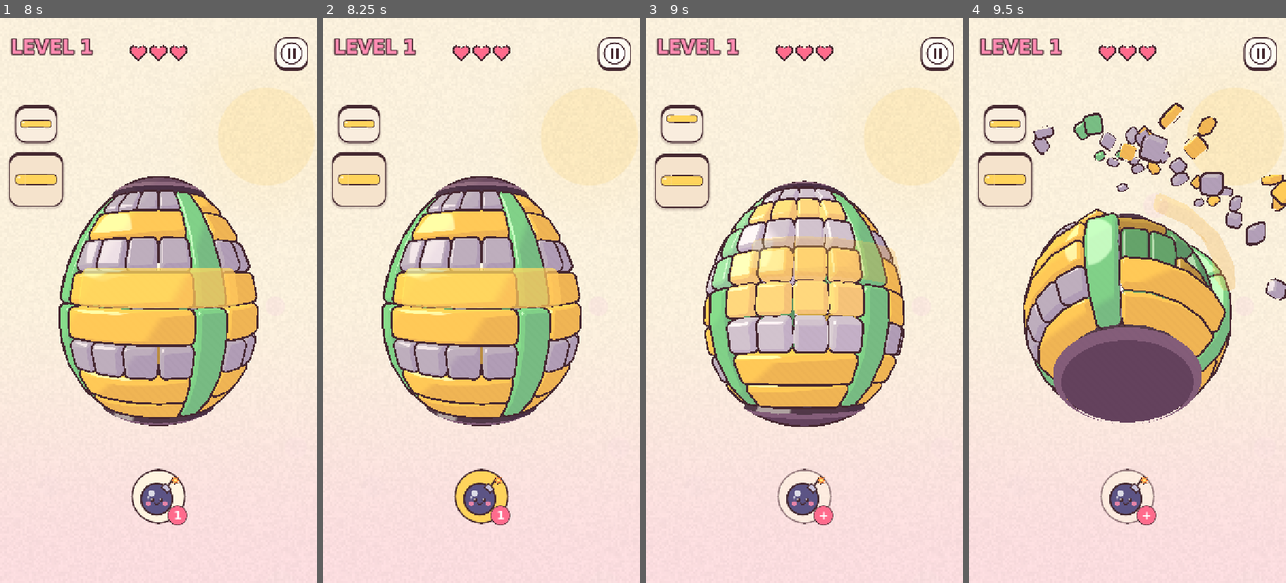
Above: before the commit, frames 1-4 (left to right).
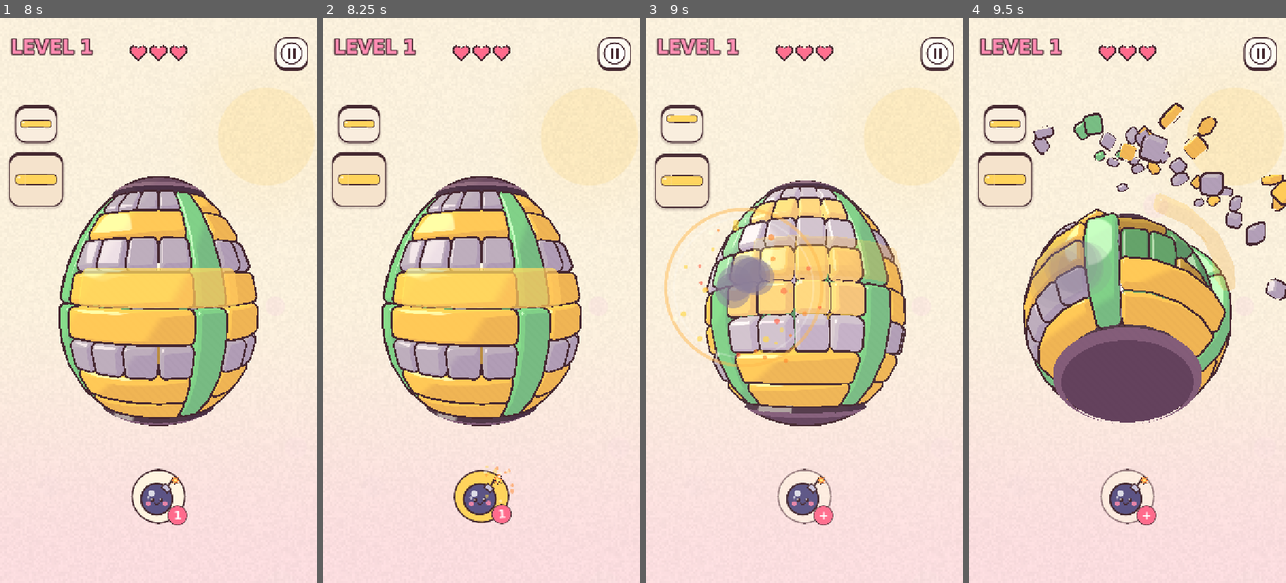
Above: after the commit, the same moments.

Repository: jvea03/tetrisphere-godot
Game: Godot game, scene res://scenes/opening.tscn
Same seed, same stepped clock (60 frames per second), same inputs: the game is played once before the commit and once after it.
Inputs (mouse positions are in pixels of both pictures, inside the frame that each line leads up to):
- Up to frame 1 (8 s): tap Enter at 0.5, 6.5 s; move the mouse to (228, 272) at 0.52 s; hold D 0.53-1.25 s; tap P at 0.6 s; click (228, 272) at 0.67 s; tap Space at 0.77, 1.25, 6.77 s; drag from (95, 328) to (142, 413) at 1.27 s; click "Skip" at 2 s; click "Skip" at 2.75 s; move the mouse to (190, 176) at 3.52 s; hold D 3.53-4.25 s; tap F at 3.6 s; click (190, 176) at 3.67 s; click "Watch Ad" at 4.25 s; click (291, 51) at 5 s; drag from (142, 413) to (63, 215) at 5.77 s; move the mouse to (253, 385) at 6.52 s; hold A 6.53-7.25 s; tap T at 6.6 s; click (253, 385) at 6.67 s; click "Done" at 7.25 s
- Up to frame 2 (8.25 s): click "1" at 8 s
- Up to frame 3 (9 s): tap Space at 8.75 s; drag from (709, 215) to (756, 159) at 8.77 s
- Up to frame 4 (9.5 s): no input

Frame 1 is identical in both runs. In frame 2, 0.4% of the frame differs, in the area x 41-61%, y 79-90%; in frame 3, 6.2%, in the area x 5-82%, y 28-73%; in frame 4, 1.5%.

Commit message:
Booster animations: bomb, Any Piece and Rocks
A particle layer for the game screen (TSFxLayer: sparks, sparkles, puffs,
shockwave rings, flashes) and a decaying camera shake. Every booster button
kicks (squash and springy bounce) when used.
- Bomb: arming lights the fuse with sparks and a shiver, and the fuse keeps
  sparking while armed; the blast is a flash, two shockwaves, falling sparks,
  smoke and a hard shake.
- Any Piece: the icon flies from its button up and over to the hold tray,
  spinning and trailing colourful sparkles, pops in with a burst and ring,
  shimmers while held, and lands on the egg in a burst of every colour.
- Rocks: the launcher kicks back in a puff of dust, rocks trail dust and
  land in a dusty impact with a small jolt (geode rocks too).
An Any Piece flight cut off by a drop restores the tray and clears the icon.

Co-Authored-By: Claude Opus 5.5 <noreply@anthropic.com>

Diff:
--- a/scripts/game.gd
+++ b/scripts/game.gd
@@ -122,6 +122,12 @@
 var _ties_seen := -1            # tie-downs standing at the last HUD refresh (-1: a new ball)
 var _level_ties := 0            # how many this ball started with
 var _hud: Control
+const FUSE_SPARKS := [Color(1.0, 0.85, 0.3), Color(1.0, 0.55, 0.2), Color(1.0, 1.0, 0.9)]
+const ROCK_DUST := Color(0.82, 0.78, 0.72)
+var _fx: TSFxLayer          # the boosters' sparks, puffs, rings and flashes
+var _shake := 0.0           # how hard the camera shakes, in world units, fading out
+var _sparkle_clock := 0.0   # paces the armed bomb's fuse sparks and the Any Piece's shimmer
+var _swap_flyer: Control    # the Any Piece's icon while it flies to the tray
 var _pause_btn: Button
 var _pause: Dictionary
 var _win_card: Dictionary
@@ -331,6 +337,10 @@
 	_build_bomb_button(boosters_at)
 	_btn_swap = _build_booster_button(boosters_at, "swap", -BOOSTER_SPACING, _use_any_piece)
 	_btn_rocks = _build_booster_button(boosters_at, "rocks", BOOSTER_SPACING, _fire_rocks)
+	# The boosters' animations play on their own layer, over the HUD and
+	# under the cards.
+	_fx = TSFxLayer.new()
+	root.add_child(_fx)
 	_build_dialogs(root)
 	_tutorial = TSTutorial.new()
 	root.add_child(_tutorial)
@@ -673,6 +683,15 @@
 		_open_ad("bomb")
 	else:
 		bomb_armed = not bomb_armed
+		_kick_button(_btn_bomb)
+		if bomb_armed:
+			# Armed: the fuse catches with a puff of sparks and the bomb shivers.
+			var r := _btn_bomb.get_global_rect()
+			_fx.burst(r.position + Vector2(r.size.x * 0.78, r.size.y * 0.16), FUSE_SPARKS, 12, 300.0, 0.45, 5.0, 400.0)
+			var shiver := _btn_bomb.create_tween()
+			for k in 4:
+				shiver.tween_property(_btn_bomb, "rotation", 0.14 * (1.0 if k % 2 == 0 else -1.0), 0.05)
+			shiver.tween_property(_btn_bomb, "rotation", 0.0, 0.06)
 		if bomb_armed and _tutorial.on_step("arm_bomb"):
 			_tutorial.gate_passed()
 	_refresh_piece()
@@ -729,7 +748,12 @@
 	TSProfile.add_boosters("rocks", -1)
 	TSProfile.record_quest_event("booster")
 	TSProfile.save()
-	_throw_rocks(_btn_rocks.get_global_rect().get_center(), targets)
+	# The launcher kicks back with a puff of dust as the rocks leave it.
+	_kick_button(_btn_rocks)
+	var muzzle := _btn_rocks.get_global_rect().get_center()
+	for k in 5:
+		_fx.puff(muzzle + Vector2(randf_range(-30.0, 30.0), randf_range(-20.0, 10.0)), ROCK_DUST, 16.0, 0.5, Vector2(randf_range(-50.0, 50.0), -60.0))
+	_throw_rocks(muzzle, targets)
 	TSSfx.play("upgrade")
 	_refresh_hud()
 
@@ -764,8 +788,19 @@
 		tw.tween_property(rock, "position", (flights[i] as Vector2) - Vector2(32.0, 32.0), 0.38).set_trans(Tween.TRANS_QUAD).set_ease(Tween.EASE_IN)
 		tw.tween_property(rock, "rotation", TAU * 1.5, 0.38)
 		tw.tween_property(rock, "scale", Vector2.ONE * 0.7, 0.38)
+		# A trail of dust behind it as it flies.
+		var trail := func(_t: float) -> void:
+			if randf() < 0.4:
+				_fx.puff(rock.position + rock.size * 0.5, ROCK_DUST, 9.0, 0.4)
+		tw.tween_method(trail, 0.0, 1.0, 0.38)
 		tw.set_parallel(false)
+		var hit: Vector2 = flights[i]
 		tw.tween_callback(func() -> void:
+			# It lands: a dusty impact, chips flying, and a small jolt.
+			for k in 5:
+				_fx.puff(hit + Vector2(randf_range(-24.0, 24.0), randf_range(-16.0, 16.0)), ROCK_DUST, 18.0, 0.55, Vector2(randf_range(-70.0, 70.0), -40.0))
+			_fx.burst(hit, [Color(0.6, 0.58, 0.64), Color(0.74, 0.7, 0.78)], 10, 420.0, 0.5, 5.0, 900.0)
+			_shake_screen(0.16)
 			rock.queue_free()
 			landed[0] += 1
 			if landed[0] == flights.size():
@@ -828,6 +863,7 @@
 	var offsets := current_offsets()
 	var landing := cursor
 	var bomb_was_armed := bomb_armed and TSProfile.bomb_count > 0
+	var landing_at := _screen_of_cell(landing)   # before the drop changes the surface there
 
 	var res: Dictionary
 	if bomb_was_armed:
@@ -835,12 +871,18 @@
 		bomb_armed = false
 		TSProfile.record_quest_event("booster")
 		res = board.detonate(landing, 2)
+		_bomb_blast(landing_at)
 		TSSfx.play("bomb")
 		TSHaptics.heavy()
 		if _tutorial.on_step("blast"):
 			_tutorial.gate_passed()
 	else:
+		var wild := cur_type == TSBoard.WILD
 		res = board.place_and_resolve(offsets, landing, cur_type, _current_depth())
+		if wild:
+			# The Any Piece lands: a burst of every colour where it becomes one.
+			_fx.burst(landing_at, TSFxLayer.RAINBOW, 24, 620.0, 0.7, 9.0, 0.0, true)
+			_fx.ring(landing_at, Color.WHITE, 16.0, 150.0, 0.35)
 		if int(res["chain"]) == 0:
 			lives -= 1
 			TSSfx.play("miss")
@@ -945,6 +987,10 @@
 			(tw as Tween).kill()
 	_deal_tweens.clear()
 	_hold_tray.position.y = _tray_top
+	# An Any Piece cut off mid-flight: the tray it was flying to shows again.
+	_hold_box.modulate.a = 1.0
+	if is_instance_valid(_swap_flyer):
+		_swap_flyer.queue_free()
 
 
 # After a drop: the next piece falls from its slot into the tray, growing to
@@ -991,14 +1037,41 @@
 	_deal_tweens.append(drop_in)
 
 
-# The Any Piece put a wild block in the tray: it pops in where it sits.
+# The Any Piece: its icon leaves the button and swoops up and over to the
+# hold tray, spinning and trailing colourful sparkles, then lands in the tray
+# with a pop, a burst and a ring.
 func _animate_swap_in() -> void:
 	_stop_deal_animation()
 	_draw_piece_boxes()
-	_hold_box.scale = Vector2.ONE * 0.5
-	var pop := create_tween()
-	pop.tween_property(_hold_box, "scale", Vector2.ONE, 0.3).set_trans(Tween.TRANS_BACK).set_ease(Tween.EASE_OUT)
-	_deal_tweens.append(pop)
+	_kick_button(_btn_swap)
+	var from := _btn_swap.get_global_rect().get_center()
+	var to := _hold_box.get_global_rect().get_center()
+	var peak := (from + to) * 0.5 + Vector2(140.0, -180.0)   # an arc up and over the egg's edge
+	_swap_flyer = TSIcon.make("swap", 92.0)
+	_swap_flyer.size = Vector2(92.0, 92.0)
+	_swap_flyer.pivot_offset = Vector2(46.0, 46.0)
+	_swap_flyer.position = from - _swap_flyer.size * 0.5
+	_hud.add_child(_swap_flyer)
+	_hud.move_child(_swap_flyer, _fx.get_index())   # just under the sparkles it trails
+	_hold_box.modulate.a = 0.0
+	var flyer := _swap_flyer
+	var step := func(t: float) -> void:
+		var p: Vector2 = from.lerp(peak, t).lerp(peak.lerp(to, t), t)
+		flyer.position = p - flyer.size * 0.5
+		flyer.rotation = t * TAU
+		flyer.scale = Vector2.ONE * lerpf(1.0, 0.75, t)
+		if randf() < 0.6:
+			_fx.sparkle(p, TSFxLayer.RAINBOW[randi() % TSFxLayer.RAINBOW.size()], 10.0, 0.45)
+	var fly := create_tween()
+	fly.tween_method(step, 0.0, 1.0, 0.5).set_trans(Tween.TRANS_SINE).set_ease(Tween.EASE_IN_OUT)
+	fly.tween_callback(func() -> void:
+		flyer.queue_free()
+		_hold_box.modulate.a = 1.0
+		_hold_box.scale = Vector2.ONE * 0.5
+		_fx.burst(to, TSFxLayer.RAINBOW, 18, 420.0, 0.6, 9.0, 0.0, true)
+		_fx.ring(to, Color.WHITE, 20.0, 110.0, 0.35))
+	fly.tween_property(_hold_box, "scale", Vector2.ONE, 0.3).set_trans(Tween.TRANS_BACK).set_ease(Tween.EASE_OUT)
+	_deal_tweens.append(fly)
 
 
 # Your piece, aimed as a translucent footprint lying on the shell exactly where
@@ -1141,6 +1214,55 @@
 		btn.visible = state == State.PLAYING and TSProfile.booster_unlocked(id)
 
 
+# -- booster animations -------------------------------------------------------------
+
+## A booster button used: squashed flat for a beat, then a springy bounce back.
+func _kick_button(btn: Control) -> void:
+	btn.pivot_offset = btn.size * 0.5
+	var tw := btn.create_tween()
+	tw.tween_property(btn, "scale", Vector2(1.18, 0.82), 0.07)
+	tw.tween_property(btn, "scale", Vector2.ONE, 0.4).set_trans(Tween.TRANS_ELASTIC).set_ease(Tween.EASE_OUT)
+
+
+func _shake_screen(amount: float) -> void:
+	_shake = maxf(_shake, amount)
+
+
+func _screen_of_cell(cell: Vector2i) -> Vector2:
+	return _camera.unproject_position(TSBoardView.cell_transform(cell.x, cell.y, float(board.height(cell.x, cell.y))).origin)
+
+
+## Every frame: the camera shake dying away, and -- a few times a second --
+## the armed bomb's fuse spitting sparks and the Any Piece shimmering in its tray.
+func _animate_boosters(delta: float) -> void:
+	if _shake > 0.0:
+		_shake = maxf(0.0, _shake - delta * 1.6)
+		_camera.h_offset = randf_range(-1.0, 1.0) * _shake
+		_camera.v_offset = randf_range(-1.0, 1.0) * _shake
+	_sparkle_clock += delta
+	if _sparkle_clock < 0.12:
+		return
+	_sparkle_clock = 0.0
+	if bomb_armed and _btn_bomb.is_visible_in_tree():
+		var r := _btn_bomb.get_global_rect()
+		_fx.burst(r.position + Vector2(r.size.x * 0.78, r.size.y * 0.16), FUSE_SPARKS, 2, 140.0, 0.35, 4.0, 300.0)
+	if cur_type == TSBoard.WILD and _hold_box.is_visible_in_tree():
+		var h := _hold_box.get_global_rect()
+		_fx.sparkle(h.position + Vector2(randf() * h.size.x, randf() * h.size.y), TSFxLayer.RAINBOW[randi() % TSFxLayer.RAINBOW.size()], 9.0, 0.5)
+
+
+## The bomb goes off at `at` (a screen point): a white flash, two shockwaves,
+## a spray of sparks falling away, a few puffs of smoke, and a hard shake.
+func _bomb_blast(at: Vector2) -> void:
+	_fx.flash(Color(1.0, 1.0, 0.92, 0.6), 0.3)
+	_fx.ring(at, Color(1.0, 0.72, 0.3), 24.0, 320.0, 0.45)
+	_fx.ring(at, Color.WHITE, 12.0, 200.0, 0.3)
+	_fx.burst(at, FUSE_SPARKS + [Color(1.0, 0.35, 0.25)], 36, 900.0, 0.7, 7.0, 900.0)
+	for i in 6:
+		_fx.puff(at + Vector2(randf_range(-40.0, 40.0), randf_range(-30.0, 30.0)), Color(0.55, 0.5, 0.6), 30.0, 0.9, Vector2(randf_range(-60.0, 60.0), -80.0))
+	_shake_screen(0.45)
+
+
 # A bomb was earned: the button pops so the player notices.
 func _pulse_bomb_button() -> void:
 	var tw := _btn_bomb.create_tween()
@@ -1160,6 +1282,7 @@
 
 
 func _process(delta: float) -> void:
+	_animate_boosters(delta)
 	# A touch held still long enough becomes a hold.
 	if _gesture == Gesture.PENDING and Time.get_ticks_msec() - _touch_ms >= int(HOLD_TIME * 1000.0):
 		_begin_hold()
--- /dev/null
+++ b/scripts/ui/fx_layer.gd
@@ -0,0 +1,95 @@
+class_name TSFxLayer
+extends Control
+
+## The game screen's particle layer for the boosters' animations: sparks,
+## puffs of dust or smoke, shockwave rings and flashes, all drawn here in one
+## pass over the HUD (and under the cards). Everything is in screen pixels,
+## fades out on its own, and the layer never takes a touch.
+
+const INK := Color(0.27, 0.16, 0.19)
+const RAINBOW := [Color(1.0, 0.56, 0.72), Color(1.0, 0.83, 0.36), Color(0.5, 0.86, 0.56), Color(0.52, 0.8, 0.98), Color(0.74, 0.6, 0.95)]
+
+var _parts: Array = []   # {kind, pos, vel, size, grow, life, age, colour, gravity, spin}
+var _rng := RandomNumberGenerator.new()
+
+
+func _ready() -> void:
+	set_anchors_and_offsets_preset(Control.PRESET_FULL_RECT)
+	mouse_filter = Control.MOUSE_FILTER_IGNORE
+	_rng.randomize()
+
+
+## A burst of `count` sparks flying out of `at`, each a random colour of
+## `colours`; `star` draws four-pointed sparkles instead of round sparks.
+func burst(at: Vector2, colours: Array, count: int, speed: float, life: float, size: float, gravity := 0.0, star := false) -> void:
+	for i in count:
+		var a := _rng.randf() * TAU
+		var v := Vector2(cos(a), sin(a)) * speed * _rng.randf_range(0.45, 1.0)
+		_add("star" if star else "spark", at, v, size * _rng.randf_range(0.6, 1.2), -size * 0.8,
+			life * _rng.randf_range(0.7, 1.1), colours[_rng.randi() % colours.size()], gravity)
+
+
+## One sparkle, drifting a little: for trails and shimmers.
+func sparkle(at: Vector2, colour: Color, size: float, life: float) -> void:
+	var a := _rng.randf() * TAU
+	_add("star", at, Vector2(cos(a), sin(a)) * 30.0, size, -size * 0.6, life, colour, 0.0)
+
+
+## A soft round puff that swells and fades: dust, smoke.
+func puff(at: Vector2, colour: Color, size: float, life: float, drift := Vector2.ZERO) -> void:
+	_add("puff", at, drift, size, size * 1.4, life, colour, 0.0)
+
+
+## A ring growing from `from_r` to `to_r` and fading: a shockwave.
+func ring(at: Vector2, colour: Color, from_r: float, to_r: float, life: float) -> void:
+	_add("ring", at, Vector2.ZERO, from_r, (to_r - from_r) / life, life, colour, 0.0)
+
+
+## The whole screen lit up in `colour` for a moment.
+func flash(colour: Color, life: float) -> void:
+	_add("flash", Vector2.ZERO, Vector2.ZERO, 0.0, 0.0, life, colour, 0.0)
+
+
+func _add(kind: String, at: Vector2, vel: Vector2, size: float, grow: float, life: float, colour: Color, gravity: float) -> void:
+	_parts.append({"kind": kind, "pos": at, "vel": vel, "size": size, "grow": grow, "life": maxf(life, 0.01),
+		"age": 0.0, "colour": colour, "gravity": gravity, "spin": _rng.randf() * TAU})
+
+
+func _process(delta: float) -> void:
+	if _parts.is_empty():
+		return
+	for p in _parts:
+		p["age"] = float(p["age"]) + delta
+		var v: Vector2 = p["vel"]
+		v.y += float(p["gravity"]) * delta
+		v *= 1.0 - minf(1.0, delta * 1.5)   # air drag, so bursts slow and settle
+		p["vel"] = v
+		p["pos"] = (p["pos"] as Vector2) + v * delta
+		p["size"] = maxf(0.0, float(p["size"]) + float(p["grow"]) * delta)
+		p["spin"] = float(p["spin"]) + delta * 4.0
+	_parts = _parts.filter(func(p: Dictionary) -> bool: return float(p["age"]) < float(p["life"]))
+	queue_redraw()
+
+
+func _draw() -> void:
+	for p in _parts:
+		var t := float(p["age"]) / float(p["life"])
+		var c: Color = p["colour"]
+		var at: Vector2 = p["pos"]
+		var s := float(p["size"])
+		match String(p["kind"]):
+			"spark":
+				draw_circle(at, s, Color(c, c.a * (1.0 - t)), true, -1.0, true)
+			"star":
+				if s > 0.6:
+					var pts := PackedVector2Array()
+					for k in 8:
+						var a := float(p["spin"]) + TAU * float(k) / 8.0
+						pts.append(at + Vector2(cos(a), sin(a)) * (s if k % 2 == 0 else s * 0.32))
+					draw_colored_polygon(pts, Color(c, c.a * (1.0 - t)))
+			"puff":
+				draw_circle(at, s, Color(c, c.a * 0.7 * (1.0 - t)), true, -1.0, true)
+			"ring":
+				draw_arc(at, s, 0.0, TAU, 48, Color(c, c.a * (1.0 - t)), 10.0 * (1.0 - t) + 2.0, true)
+			"flash":
+				draw_rect(Rect2(Vector2.ZERO, size), Color(c, c.a * (1.0 - t) * (1.0 - t)))
Not shown, added: scripts/ui/fx_layer.gd.uid
Not shown, changed: README.md
